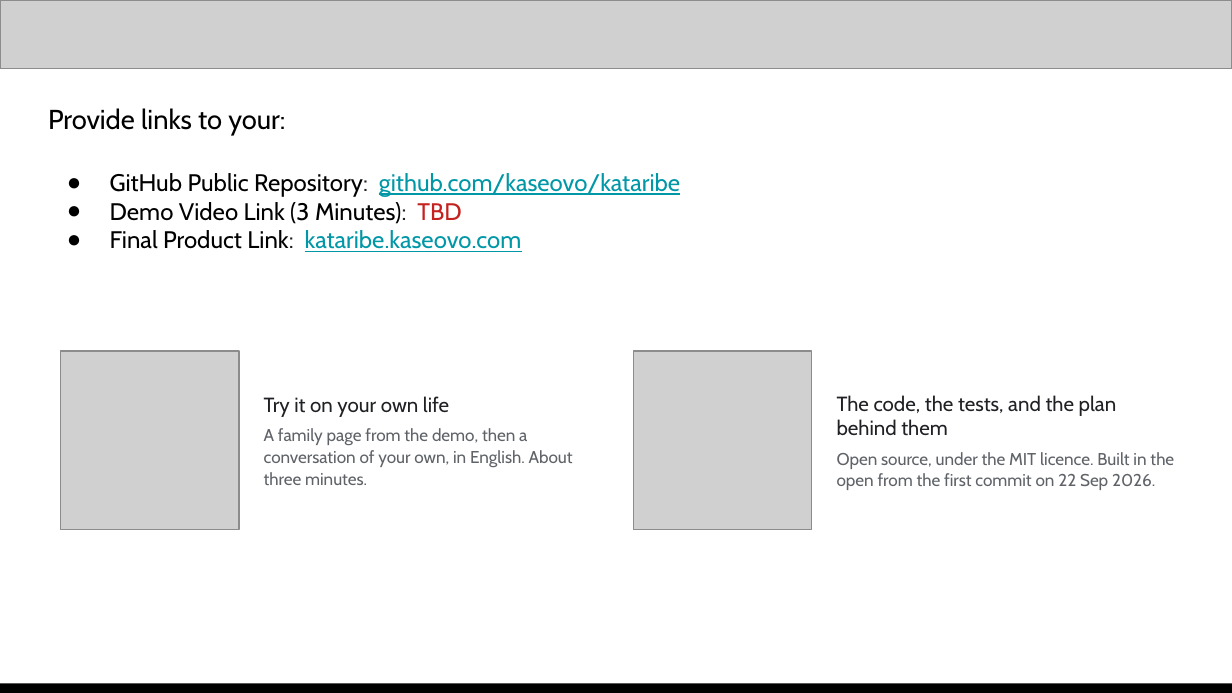
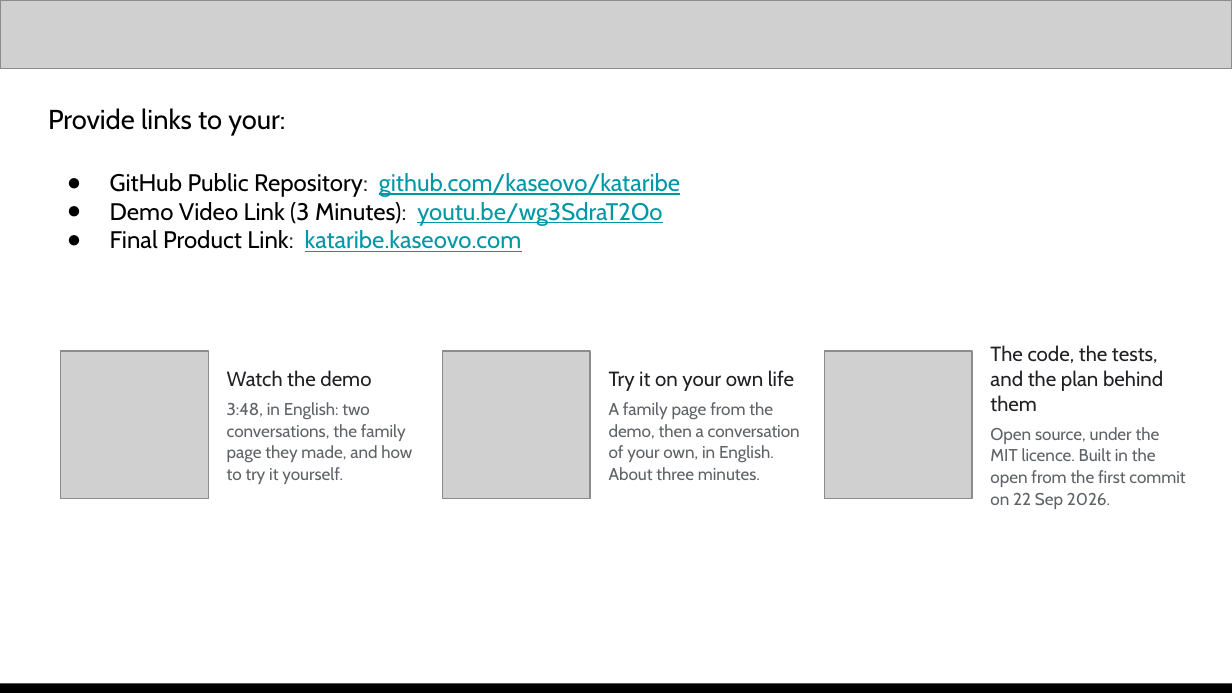
Before and after one commit to kaseovo/kataribe, a slide deck: slide 13 of docs/demo/kataribe-pitch-deck.pptx. Drawn at 1232x693 pixels with LibreOffice and Linux fonts; fonts in the diff are those of the drawing; grey boxes stand for pictures. Boxes give left, top, right and bottom in pixels: in the first picture for what was removed or moved away, otherwise in the second. Text is boxed around its words. In the diff, an @@ line names an element or a change of style, - is before the commit and + after.

```diff
--- a/docs/demo/kataribe-pitch-deck.pptx
+++ b/docs/demo/kataribe-pitch-deck.pptx
@@ text at (110,202,662,226): text changed @@
-● Demo Video Link (3 Minutes): TBD
+● Demo Video Link (3 Minutes): youtu.be/wg3SdraT2Oo
@@ picture: place and size @@
-picture at (60,351,239,530)
+picture at (60,351,208,499)
@@ picture added at (442,351,590,499) @@
@@ text "Try it on your own ..." rewrapped from (264,396,573,485) to (609,370,800,480) @@
@@ picture: place and size @@
-picture at (633,351,812,530)
+picture at (824,351,972,499)
@@ text "The code, the tests, and ..." rewrapped from (837,395,1174,490) to (990,345,1185,509) @@
@@ text added at (227,370,412,484), 10 pt, text #5F6368 @@
+Watch the demo
+3:48, in English: two conversations, the family page they made, and how to try it yourself.
```
Also in this commit, not shown: 3 other slides changed, 6 other files.
